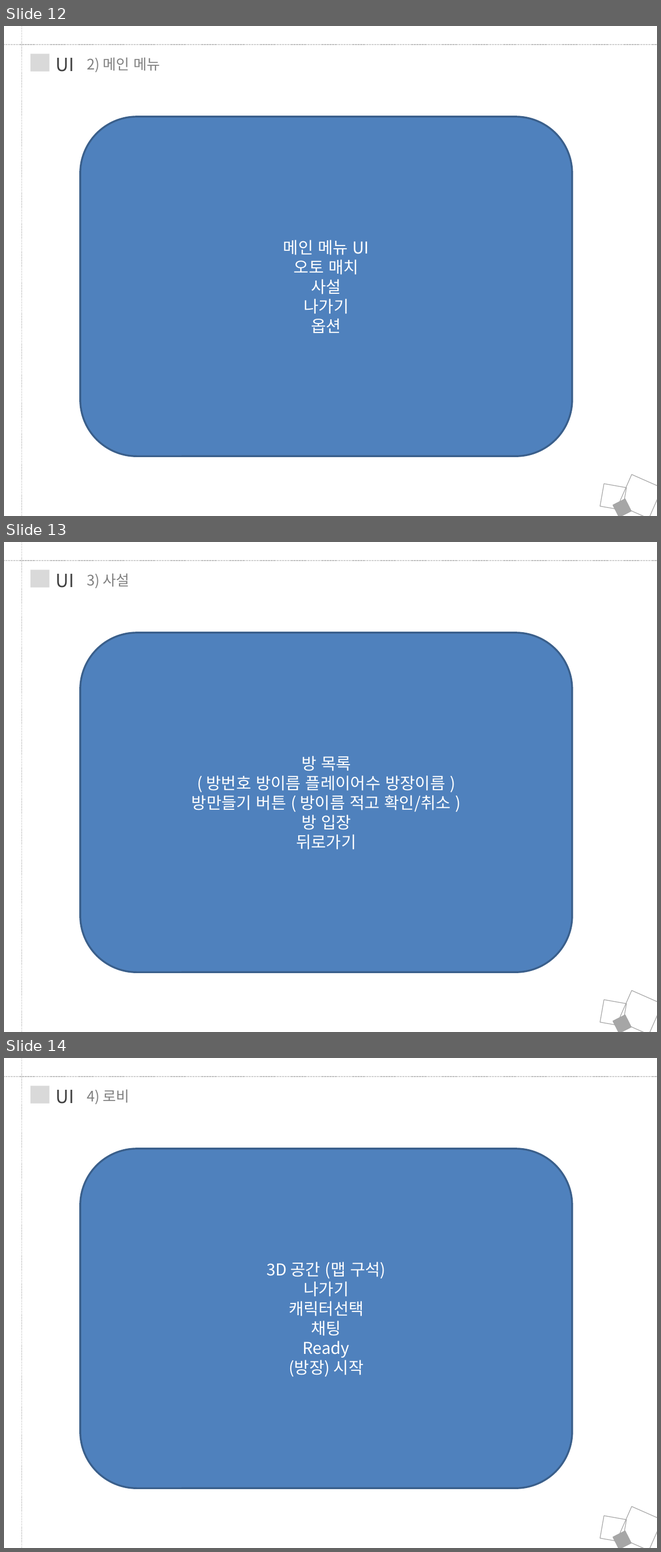
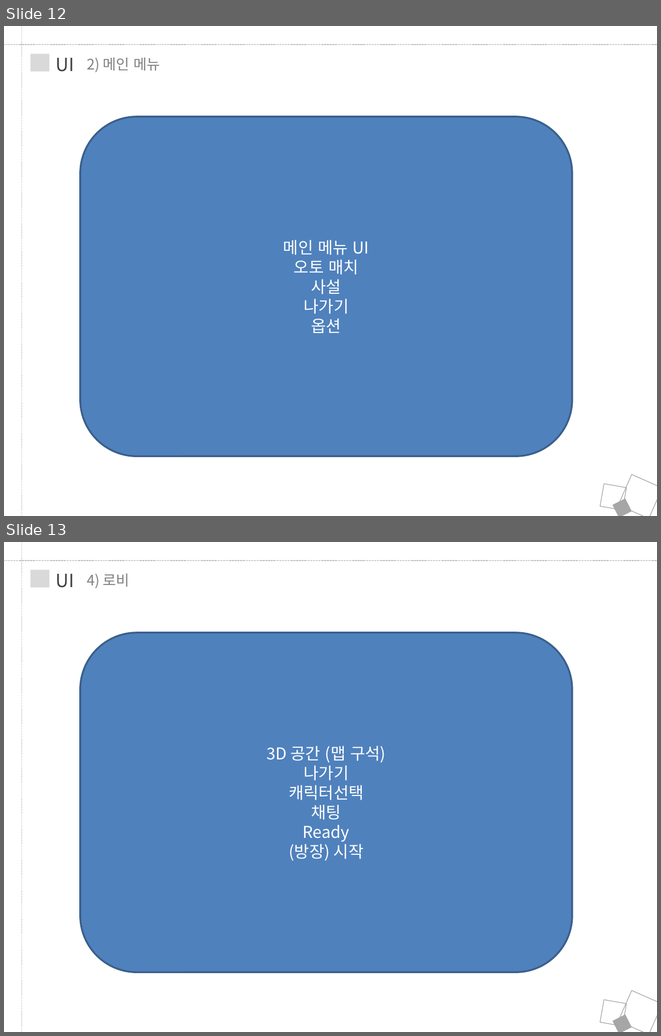
Before and after one commit to JungRobbi/ZolZak, a slide deck: Document/ppt.pptx. Shown one above the other, each under a label of ours: slides 12, 13 and 14 before the commit, slides 12 and 13 after it. The pictures are 661x1552 and 661x1036 pixels, drawn with LibreOffice and Linux fonts; fonts in the diff are those of the drawing. Boxes give left, top, right and bottom in pixels: in the first picture for what was removed or moved away, otherwise in the second. Text is boxed around its words. In the diff, an @@ line names an element or a change of style, - is before the commit and + after.

Commit message:
Update ppt

```diff
--- a/Document/ppt.pptx
+++ b/Document/ppt.pptx
@@ slide 13 removed at <box>4,542,657,1032</box>, background #FFFFFF @@
@@ line removed from (22, 542) to (22, 1032) @@
@@ line removed from (4, 561) to (657, 561) @@
@@ rectangle removed at <box>31,570,50,588</box> @@
@@ text removed at <box>87,573,130,588</box> @@
-3) 사설
@@ text removed at <box>56,574,74,588</box> @@
-UI
@@ rounded rectangle removed at <box>80,633,572,972</box> @@
-방 목록
-( 방번호 방이름 플레이어수 방장이름 )
-방만들기 버튼 ( 방이름 적고 확인/취소 )
-방 입장
-뒤로가기
@@ rectangle removed at <box>600,999,627,1026</box> @@
@@ rectangle removed at <box>618,990,657,1032</box> @@
@@ rectangle removed at <box>613,1014,631,1032</box> @@
@@ what was slide 14 is now slide 13 @@
```
Also in this commit, not shown: 1 other slide removed, 1 other file.
